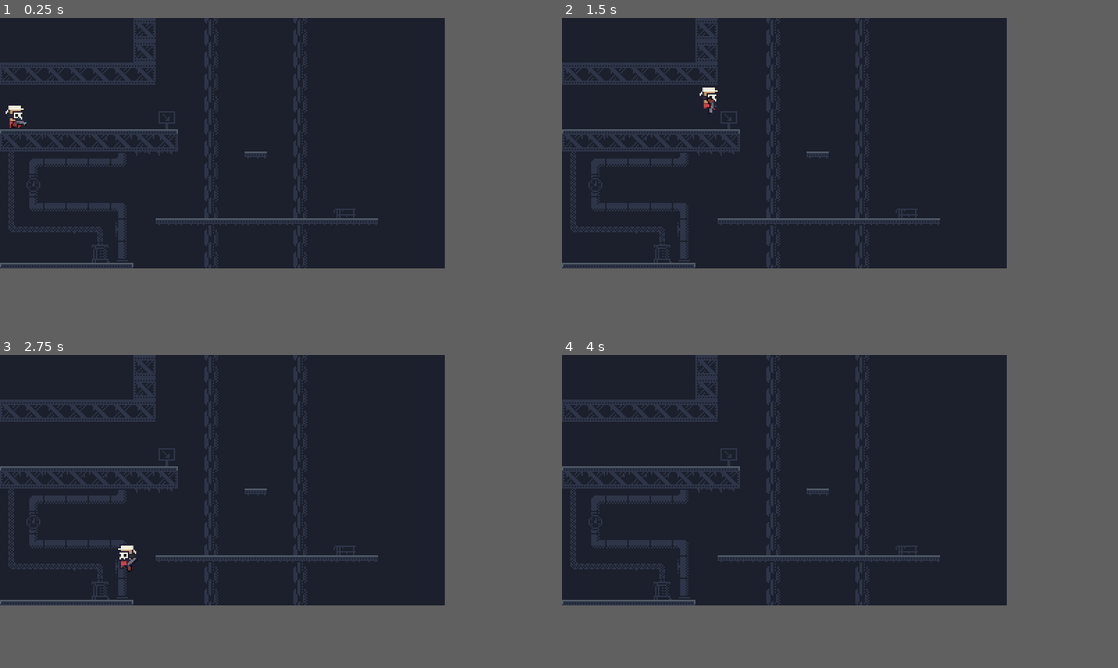
Above: before the commit, frames 1-4 (two rows, left to right).
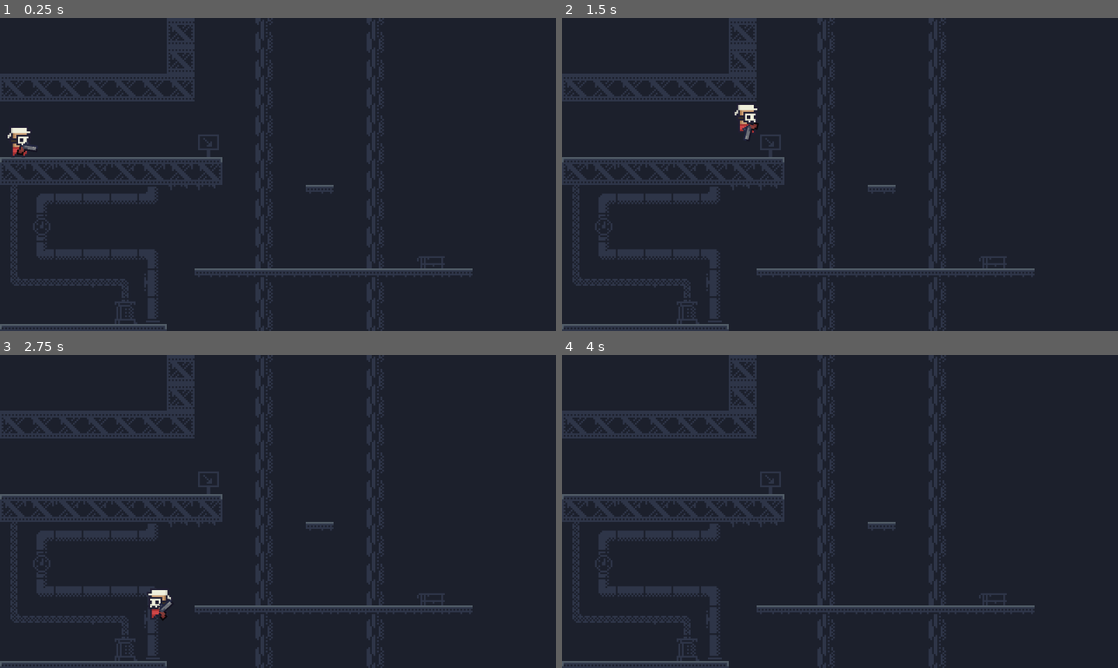
Above: after the commit, the same moments.

Repository: ChosenQuill/Vulker
Game: Godot game, scene res://World.tscn
The game is run twice, just before and just after one commit, with the same random seed, the same clock (stepped at 60 frames per second) and the same inputs.
Inputs (mouse positions are in pixels of both pictures, inside the frame that each line leads up to):
- Up to frame 1 (0.25 s): no input
- Up to frame 2 (1.5 s): move the mouse to (884, 130) at 0.52 s; hold W (jump) 0.53-1.28 s; hold D (move_right) from 0.53 s (still down); move the mouse to (695, 155) at 1.27 s; tap W (jump) at 1.35 s
- Up to frame 3 (2.75 s): tap W (jump) at 1.52, 1.82 s; move the mouse to (266, 423) at 2.02 s; release D (move_right) at 2.03 s; hold A (move_left) from 2.03 s (still down); hold W (jump) from 2.03 s (still down)
- Up to frame 4 (4 s): move the mouse to (762, 530) at 2.77 s; release A (move_left) at 2.78 s; release W (jump) at 2.78 s; hold D (move_right) from 2.78 s (still down); tap W (jump) at 2.85, 3.02, 3.32 s; tap Enter at 3.5 s; move the mouse to (917, 517) at 3.52 s; hold W (jump) from 3.53 s (still down)
In our replay, the window is 640x360 before the commit and 800x450 after it. These sizes can differ from the game's own. Grey fills any space a smaller window leaves; there, only what the larger window draws over its background counts as a difference.

The runs differ from the first frame. In frame 1, 16% of the frame differs, in the area x 0-85%, y 0-100%; in frame 2, 16%; in frame 3, 16%; in frame 4, 16%.

Commit message:
Archive the Vulker platformer prototype
Original source date retained. Gameplay demo captured from the archived game during the 2026 migration.

Diff:
--- /dev/null
+++ b/Entities/Player/Gun.gd
@@ -0,0 +1,18 @@
+extends Node2D
+
+
+# Declare member variables here. Examples:
+# var a = 2
+# var b = "text"
+
+
+# Called when the node enters the scene tree for the first time.
+func _ready():
+	pass # Replace with function body.
+
+func _process(delta):
+	pass
+
+# Called every frame. 'delta' is the elapsed time since the previous frame.
+#func _process(delta):
+#	pass
--- a/Entities/Player/Player.gd
+++ b/Entities/Player/Player.gd
@@ -1,8 +1,8 @@
 extends KinematicBody2D
 
-export var speed := 100
-export var jump_force := 275
-export var gravity := 12
+export var speed := 100 * 5
+export var jump_force := 275 * 5
+export var gravity := 12 * 5
 export var slope_slide_threshold := 50.0
 export var is_jumping := false
 
@@ -14,7 +14,13 @@
 	pass
 
 func _process(delta):
+	var rotation = get_local_mouse_position().angle()
+	# [-Pi, Pi], rotate 2*Pi, [Pi, 3*Pi], adjust with modulus, [0, 2*Pi]
+	# var rotation_d = int(round(rad2deg(rotation)) + 360) % 360;
+	#print_debug(rotation_d)
+	#if !(rotation_d > 60 && rotation_d < 120):
 	$Gun.rotation = get_local_mouse_position().angle()
+	$Gun/Sprite.flip_v = $Gun.rotation_degrees > 90 || $Gun.rotation_degrees < -90
 
 func _apply_gravity():
 	velocity.y += gravity
@@ -33,5 +39,5 @@
 	var x_dir := Input.get_action_strength("move_right") - Input.get_action_strength("move_left")
 	velocity.x = x_dir * speed
 
-	if x_dir != 0:
+	if x_dir != 0: # TODO Change gun offset to right when flip.
 		$Sprite.flip_h = x_dir < 0
--- a/Entities/Player/Player.tscn
+++ b/Entities/Player/Player.tscn
@@ -1,9 +1,10 @@
-[gd_scene load_steps=11 format=2]
+[gd_scene load_steps=12 format=2]
 
 [ext_resource path="res://Entities/Player/Player.gd" type="Script" id=1]
 [ext_resource path="res://Entities/Player/main.png" type="Texture" id=2]
 [ext_resource path="res://Entities/Player/PlayerFSM.gd" type="Script" id=3]
 [ext_resource path="res://Entities/Player/weapons/guns.png" type="Texture" id=4]
+[ext_resource path="res://Entities/Player/Gun.gd" type="Script" id=5]
 
 [sub_resource type="RectangleShape2D" id=1]
 extents = Vector2( 5.01912, 8.90567 )
@@ -121,10 +122,14 @@
 
 [node name="Gun" type="Node2D" parent="."]
 position = Vector2( 1.97169, 6.61098 )
+script = ExtResource( 5 )
 
 [node name="Sprite" type="Sprite" parent="Gun"]
-position = Vector2( 2.048, -4.11736 )
+position = Vector2( 0.430744, -0.179715 )
 scale = Vector2( 0.95727, 0.95727 )
 texture = ExtResource( 4 )
+offset = Vector2( 2, 0 )
 hframes = 8
 frame = 1
+region_enabled = true
+region_rect = Rect2( 23, 10, 100, 9 )
--- a/Enviroment/Industrial/ts_industry.tres
+++ b/Enviroment/Industrial/ts_industry.tres
@@ -89,6 +89,10 @@
 2/autotile/z_index_map = [  ]
 2/occluder_offset = Vector2( 0, 0 )
 2/navigation_offset = Vector2( 0, 0 )
+2/shape_offset = Vector2( 0, 0 )
+2/shape_transform = Transform2D( 1, 0, 0, 1, 0, 0 )
+2/shape_one_way = false
+2/shape_one_way_margin = 0.0
 2/shapes = [  ]
 2/z_index = 0
 4/name = "Box X"
@@ -99,6 +103,11 @@
 4/tile_mode = 0
 4/occluder_offset = Vector2( 0, 0 )
 4/navigation_offset = Vector2( 0, 0 )
+4/shape_offset = Vector2( 0, 0 )
+4/shape_transform = Transform2D( 1, 0, 0, 1, 0, 0 )
+4/shape = SubResource( 9 )
+4/shape_one_way = false
+4/shape_one_way_margin = 1.0
 4/shapes = [ {
 "autotile_coord": Vector2( 0, 0 ),
 "one_way": false,
@@ -115,6 +124,10 @@
 5/tile_mode = 0
 5/occluder_offset = Vector2( 0, 0 )
 5/navigation_offset = Vector2( 0, 0 )
+5/shape_offset = Vector2( 0, 0 )
+5/shape_transform = Transform2D( 1, 0, 0, 1, 0, 0 )
+5/shape_one_way = false
+5/shape_one_way_margin = 0.0
 5/shapes = [  ]
 5/z_index = 0
 6/name = "Mold"
@@ -134,6 +147,11 @@
 6/autotile/z_index_map = [  ]
 6/occluder_offset = Vector2( 0, 0 )
 6/navigation_offset = Vector2( 0, 0 )
+6/shape_offset = Vector2( 0, 0 )
+6/shape_transform = Transform2D( 1, 0, 0, 1, 0, 0 )
+6/shape = SubResource( 10 )
+6/shape_one_way = false
+6/shape_one_way_margin = 1.0
 6/shapes = [ {
 "autotile_coord": Vector2( 0, 0 ),
 "one_way": false,
@@ -231,6 +249,10 @@
 7/autotile/z_index_map = [  ]
 7/occluder_offset = Vector2( 0, 0 )
 7/navigation_offset = Vector2( 0, 0 )
+7/shape_offset = Vector2( 0, 0 )
+7/shape_transform = Transform2D( 1, 0, 0, 1, 0, 0 )
+7/shape_one_way = false
+7/shape_one_way_margin = 0.0
 7/shapes = [  ]
 7/z_index = 0
 8/name = "Mold Side"
@@ -250,6 +272,10 @@
 8/autotile/z_index_map = [  ]
 8/occluder_offset = Vector2( 0, 0 )
 8/navigation_offset = Vector2( 0, 0 )
+8/shape_offset = Vector2( 0, 0 )
+8/shape_transform = Transform2D( 1, 0, 0, 1, 0, 0 )
+8/shape_one_way = false
+8/shape_one_way_margin = 0.0
 8/shapes = [  ]
 8/z_index = 0
 9/name = "Platform"
@@ -269,6 +295,11 @@
 9/autotile/z_index_map = [  ]
 9/occluder_offset = Vector2( 0, 0 )
 9/navigation_offset = Vector2( 0, 0 )
+9/shape_offset = Vector2( 0, 0 )
+9/shape_transform = Transform2D( 1, 0, 0, 1, 0, 0 )
+9/shape = SubResource( 23 )
+9/shape_one_way = false
+9/shape_one_way_margin = 1.0
 9/shapes = [ {
 "autotile_coord": Vector2( 0, 0 ),
 "one_way": false,
@@ -294,6 +325,10 @@
 10/autotile/z_index_map = [  ]
 10/occluder_offset = Vector2( 0, 0 )
 10/navigation_offset = Vector2( 0, 0 )
+10/shape_offset = Vector2( 0, 0 )
+10/shape_transform = Transform2D( 1, 0, 0, 1, 0, 0 )
+10/shape_one_way = false
+10/shape_one_way_margin = 0.0
 10/shapes = [  ]
 10/z_index = 0
 11/name = "Boxes"
@@ -313,6 +348,11 @@
 11/autotile/z_index_map = [  ]
 11/occluder_offset = Vector2( 0, 0 )
 11/navigation_offset = Vector2( 0, 0 )
+11/shape_offset = Vector2( 0, 0 )
+11/shape_transform = Transform2D( 1, 0, 0, 1, 0, 0 )
+11/shape = SubResource( 1 )
+11/shape_one_way = false
+11/shape_one_way_margin = 1.0
 11/shapes = [ {
 "autotile_coord": Vector2( 0, 0 ),
 "one_way": false,
@@ -356,6 +396,10 @@
 12/autotile/z_index_map = [  ]
 12/occluder_offset = Vector2( 0, 0 )
 12/navigation_offset = Vector2( 0, 0 )
+12/shape_offset = Vector2( 0, 0 )
+12/shape_transform = Transform2D( 1, 0, 0, 1, 0, 0 )
+12/shape_one_way = false
+12/shape_one_way_margin = 0.0
 12/shapes = [  ]
 12/z_index = 0
 13/name = "Sign BottomLeft"
@@ -366,6 +410,10 @@
 13/tile_mode = 0
 13/occluder_offset = Vector2( 0, 0 )
 13/navigation_offset = Vector2( 0, 0 )
+13/shape_offset = Vector2( 0, 0 )
+13/shape_transform = Transform2D( 1, 0, 0, 1, 0, 0 )
+13/shape_one_way = false
+13/shape_one_way_margin = 0.0
 13/shapes = [  ]
 13/z_index = 0
 14/name = "Top Boxes"
@@ -385,6 +433,11 @@
 14/autotile/z_index_map = [  ]
 14/occluder_offset = Vector2( 0, 0 )
 14/navigation_offset = Vector2( 0, 0 )
+14/shape_offset = Vector2( 0, 0 )
+14/shape_transform = Transform2D( 1, 0, 0, 1, 0, 0 )
+14/shape = SubResource( 5 )
+14/shape_one_way = false
+14/shape_one_way_margin = 1.0
 14/shapes = [ {
 "autotile_coord": Vector2( 0, 0 ),
 "one_way": false,
@@ -413,6 +466,11 @@
 15/tile_mode = 0
 15/occluder_offset = Vector2( 0, 0 )
 15/navigation_offset = Vector2( 0, 0 )
+15/shape_offset = Vector2( 0, 0 )
+15/shape_transform = Transform2D( 1, 0, 0, 1, 0, 0 )
+15/shape = SubResource( 8 )
+15/shape_one_way = false
+15/shape_one_way_margin = 1.0
 15/shapes = [ {
 "autotile_coord": Vector2( 0, 0 ),
 "one_way": false,
--- a/World.tscn
+++ b/World.tscn
@@ -5,6 +5,7 @@
 [ext_resource path="res://Enviroment/Industrial/Level.tscn" type="PackedScene" id=3]
 
 [node name="World" type="Node2D"]
+scale = Vector2( 5, 5 )
 script = ExtResource( 1 )
 
 [node name="Level" parent="." instance=ExtResource( 3 )]
--- a/project.godot
+++ b/project.godot
@@ -30,8 +30,8 @@
 
 [display]
 
-window/size/width=320
-window/size/height=180
+window/size/width=1600
+window/size/height=900
 window/size/resizable=false
 window/stretch/mode="viewport"
 window/stretch/aspect="keep"
Binary file added: docs/media/vulker-demo.png
Not shown, added: docs/media/vulker-demo.mp4
